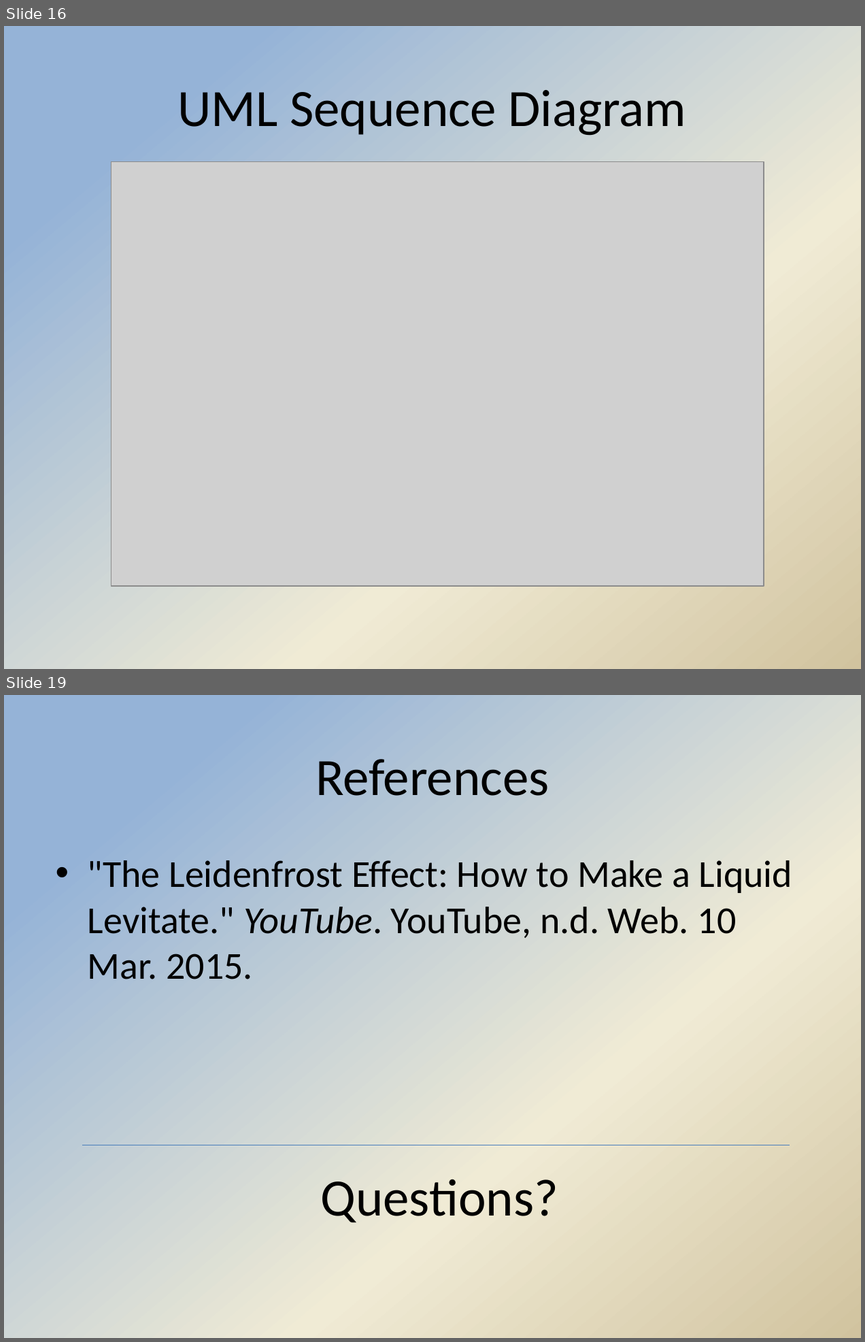
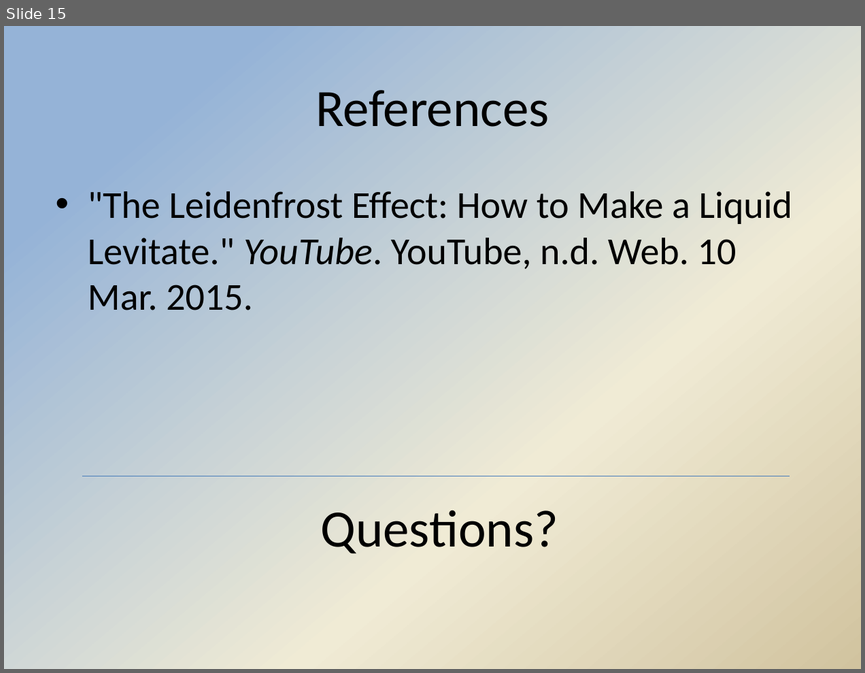
Before and after one commit to Hdtran89/ImageProcessing, a slide deck: A Team Documents/Final presentation.pptx. Shown one above the other, each under a label of ours: slides 16 and 19 before the commit, slide 15 after it; the slides between them are not shown. The pictures are 865x1342 and 865x673 pixels, drawn with LibreOffice and Linux fonts; fonts in the diff are those of the drawing; grey boxes stand for pictures; background and template pictures are left out. Boxes give left, top, right and bottom in pixels: in the first picture for what was removed or moved away, otherwise in the second. Text is boxed around its words. In the diff, an @@ line names an element or a change of style, - is before the commit and + after.

```diff
--- a/A Team Documents/Final presentation.pptx
+++ b/A Team Documents/Final presentation.pptx
@@ slide 16 removed at [4,26,861,669], background gradient #95B3D7 to #F0EBD5 to #D1C39F @@
@@ title removed at [177,90,687,135] @@
-UML Sequence Diagram
@@ picture removed at [111,161,763,586] @@
@@ what was slide 19 is now slide 15 @@
```
Also in this commit, not shown: 1 slide changed, 9 slides added, 13 other slides removed.
